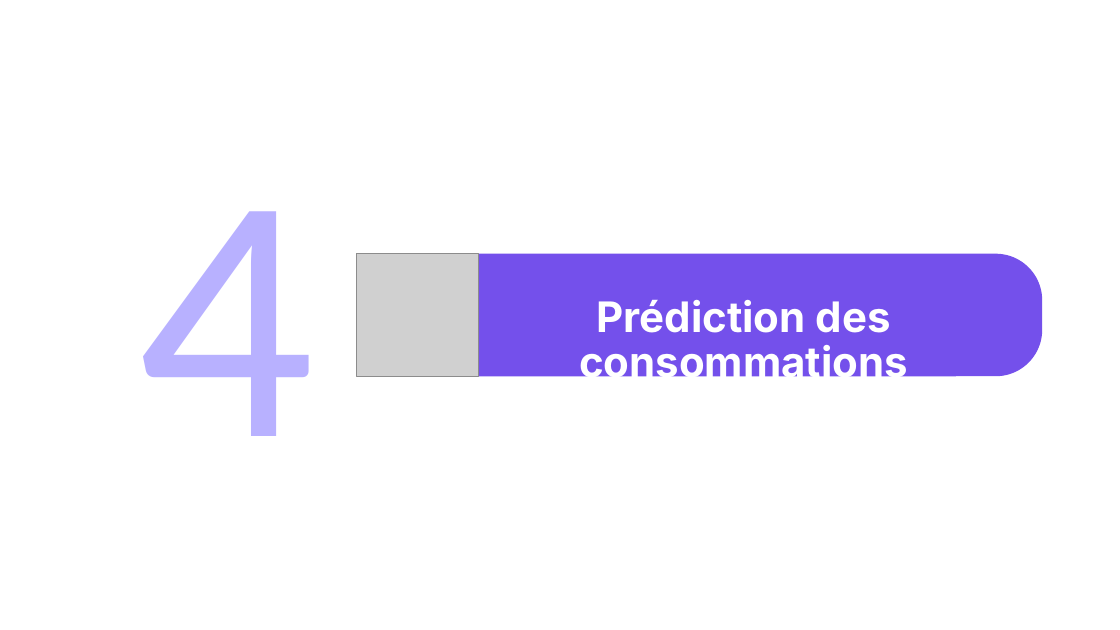
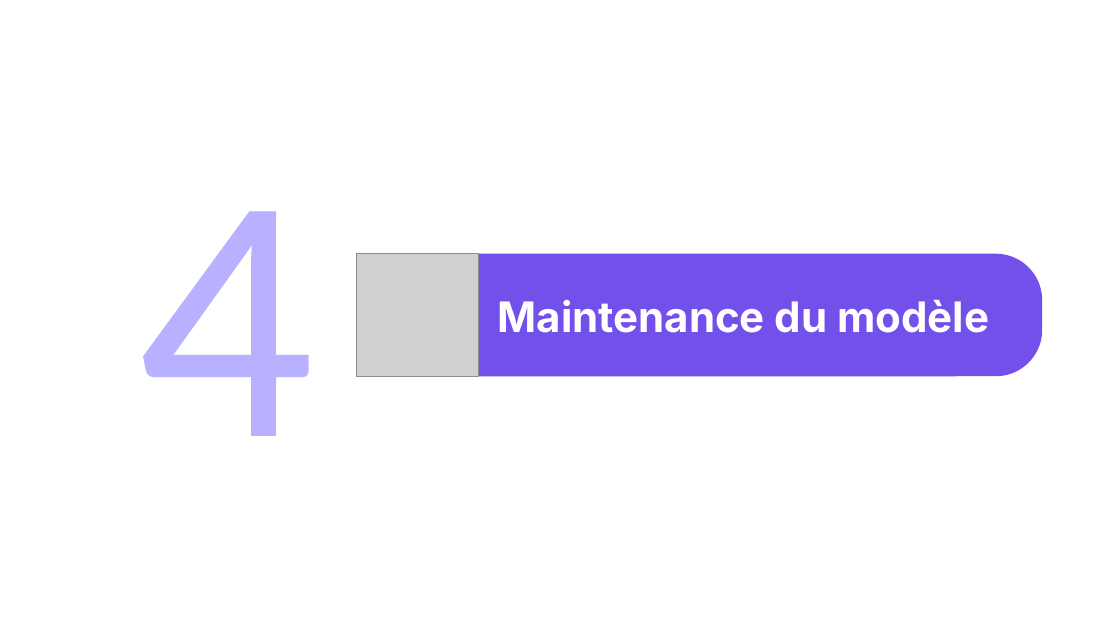
Before and after one commit to amaye15/OpenClassroom--Machine-Learning-Engineer, a slide deck: slide 19 of P4/P4.pptx (slide 17 before the commit). Drawn at 1120x630 pixels with LibreOffice and Linux fonts; fonts in the diff are those of the drawing; grey boxes stand for pictures. Boxes give left, top, right and bottom in pixels: in the first picture for what was removed or moved away, otherwise in the second. Text is boxed around its words. In the diff, an @@ line names an element or a change of style, - is before the commit and + after.

```diff
--- a/P4/P4.pptx
+++ b/P4/P4.pptx
@@ text at (498, 300, 989, 333): text changed @@
-Prédiction des consommations
+Maintenance du modèle
```
Also in this commit, not shown: 6 other slides changed, 3 slides added, 1 slide removed, 5 other files.
